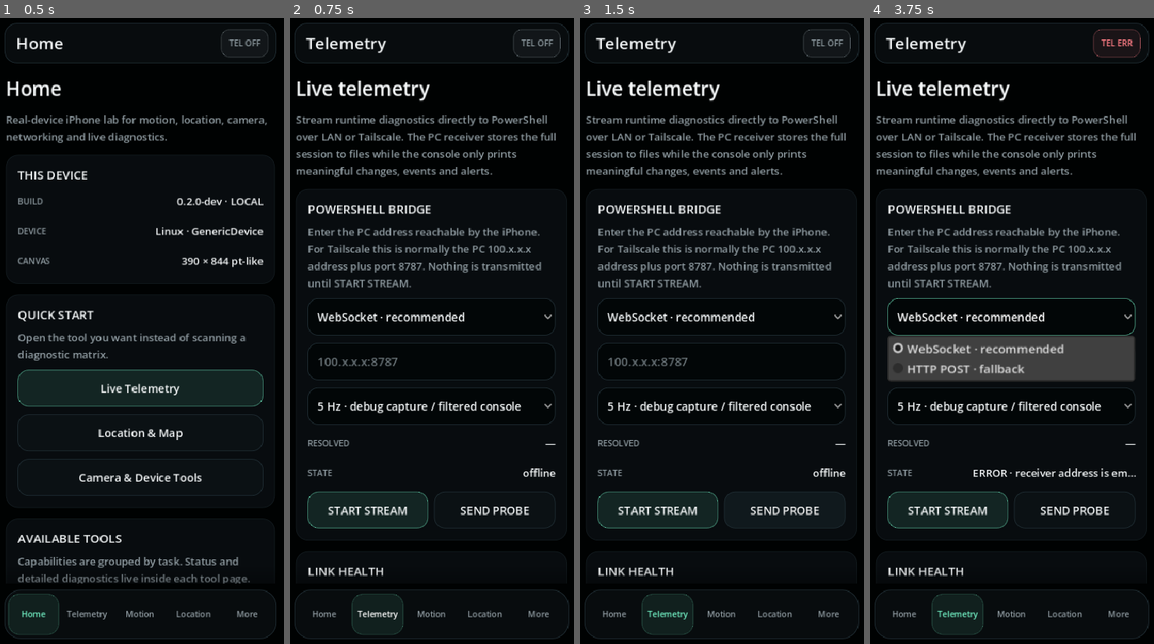
Above: before the commit, frames 1-4 (left to right).
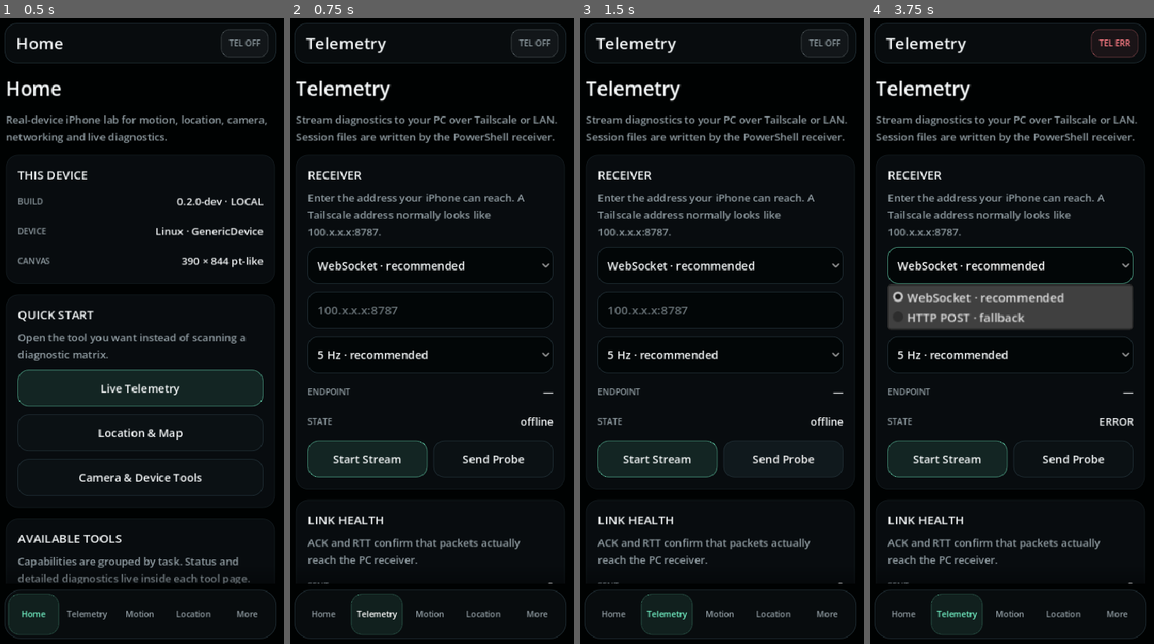
Above: after the commit, the same moments.

Repository: Rzbck/ios-godot-lab
Game: Godot game, scene res://scenes/main.tscn
Same seed, same stepped clock (60 frames per second), same inputs: the game is played once before the commit and once after it.
Inputs:
- Up to frame 1 (0.5 s): no input
- Up to frame 2 (0.75 s): click "Telemetry" at 0.5 s
- Up to frame 3 (1.5 s): click "SEND PROBE" (after the commit: "Send Probe") at 1.25 s
- Up to frame 4 (3.75 s): click "START STREAM" (after the commit: "Start Stream") at 2 s; click "START STREAM" (after the commit: "Start Stream") at 2.75 s; click "WebSocket · recommended" at 3.5 s

Frame 1 is identical in both runs. In frame 2, 16% of the frame differs, in the area x 2-99%, y 0-100%; in frame 3, 17%; in frame 4, 27%.

Commit message:
fix(ui): simplify telemetry page and stop status reflow

Diff:
--- a/scripts/pages/telemetry_page.gd
+++ b/scripts/pages/telemetry_page.gd
@@ -22,19 +22,17 @@
 
 	UI.section_title(
 		self,
-		"Live telemetry",
-		"Stream runtime diagnostics directly to PowerShell over LAN or Tailscale. The PC receiver stores the full session to files while the console only prints meaningful changes, events and alerts."
+		"Telemetry",
+		"Stream diagnostics to your PC over Tailscale or LAN. Session files are written by the PowerShell receiver."
 	)
 
 	_service = get_tree().get_first_node_in_group("ios_lab_telemetry")
-
 	_build_connection_card()
 	_build_stats_card()
-	_build_payload_card()
 	_build_receiver_card()
 
 	if _service == null:
-		_status.text = "telemetry service unavailable"
+		_status.text = "unavailable"
 		_start_button.disabled = true
 		return
 
@@ -49,8 +47,8 @@
 func _build_connection_card() -> void:
 	var card := UI.make_card(
 		self,
-		"POWERSHELL BRIDGE",
-		"Enter the PC address reachable by the iPhone. For Tailscale this is normally the PC 100.x.x.x address plus port 8787. Nothing is transmitted until START STREAM."
+		"RECEIVER",
+		"Enter the address your iPhone can reach. A Tailscale address normally looks like 100.x.x.x:8787."
 	)
 
 	_transport = UI.option_button([
@@ -65,27 +63,27 @@
 	card.add_child(_address)
 
 	_rate = UI.option_button([
-		"1 Hz · low traffic",
+		"1 Hz · light",
 		"2 Hz · normal",
-		"5 Hz · debug capture / filtered console",
-		"10 Hz · dense raw capture",
+		"5 Hz · recommended",
+		"10 Hz · dense capture",
 	])
 	_rate.select(2)
 	card.add_child(_rate)
 
-	_endpoint = UI.value_row(card, "Resolved", "—")
+	_endpoint = UI.value_row(card, "Endpoint", "—")
 	_status = UI.value_row(card, "State", "offline")
 
 	var buttons := HBoxContainer.new()
 	buttons.add_theme_constant_override("separation", 8)
 	card.add_child(buttons)
 
-	_start_button = UI.button("START STREAM", true)
+	_start_button = UI.button("Start Stream", true)
 	_start_button.size_flags_horizontal = Control.SIZE_EXPAND_FILL
 	_start_button.pressed.connect(_toggle_stream)
 	buttons.add_child(_start_button)
 
-	var probe := UI.button("SEND PROBE")
+	var probe := UI.button("Send Probe")
 	probe.size_flags_horizontal = Control.SIZE_EXPAND_FILL
 	probe.pressed.connect(_send_probe)
 	buttons.add_child(probe)
@@ -95,77 +93,61 @@
 	var card := UI.make_card(
 		self,
 		"LINK HEALTH",
-		"Every packet carries a sequence number. The receiver ACKs each packet so the app can show transport health without requiring the console to print every snapshot."
+		"ACK and RTT confirm that packets actually reach the PC receiver."
 	)
 	_sent = UI.value_row(card, "Sent", "0")
 	_acked = UI.value_row(card, "ACK", "0")
 	_rtt = UI.value_row(card, "Last RTT", "—")
 
-	_log = UI.terminal_log(190)
-	_log.text = "telemetry log ready"
+	_log = UI.terminal_log(150)
+	_log.text = "ready"
 	card.add_child(_log)
 
 
-func _build_payload_card() -> void:
+func _build_receiver_card() -> void:
 	var card := UI.make_card(
 		self,
-		"PAYLOAD · ioslab.telemetry.v1",
-		"Raw snapshots preserve build identity, page/FPS, touch, motion sensors, GPS, BLE, Apple capability probes, battery and network state. Device actions such as camera selection/configuration are emitted as events."
-	)
+		"POWERSHELL RECEIVER",
+		"Stop the receiver with Ctrl+C to finalize session-summary.txt. The raw capture remains available if we need deeper evidence."
+	)
+
+	var command := "pwsh -ExecutionPolicy Bypass -File .\\tools\\Receive-IOSLabTelemetry.ps1 -Port 8787"
+	card.add_child(UI.code_label(command))
+
+	var copy := UI.button("Copy Receiver Command")
+	copy.pressed.connect(func() -> void:
+		DisplayServer.clipboard_set(command)
+		_append_log("receiver command copied")
+	)
+	card.add_child(copy)
+
 	card.add_child(UI.label(
-		"Privacy: no Apple ID, UDID, pairing material, clipboard contents, camera frames or microphone audio are transmitted. GPS is included only because this diagnostic app explicitly tests location.",
-		14,
+		"Privacy: no Apple Account, UDID, signing material, clipboard contents, camera frames or microphone audio are transmitted.",
+		13,
 		UI.MUTED
 	))
 
 
-func _build_receiver_card() -> void:
-	var card := UI.make_card(
-		self,
-		"PC RECEIVER · SESSION FILES",
-		"PowerShell writes continuously, so you do not need to copy a huge terminal. When you stop it with Ctrl+C it finalizes a compact summary."
-	)
-
-	var command := "pwsh -ExecutionPolicy Bypass -File .\\tools\\Receive-IOSLabTelemetry.ps1 -Port 8787"
-	var command_label := UI.code_label(command)
-	card.add_child(command_label)
-
-	var copy := UI.button("COPY POWERSHELL COMMAND")
-	copy.pressed.connect(func() -> void:
-		DisplayServer.clipboard_set(command)
-		_append_log("copied PowerShell receiver command")
-	)
-	card.add_child(copy)
-
-	card.add_child(UI.label(
-		"Each receiver run creates telemetry-sessions/<date-time>/ with session-summary.txt (send this first), session.changes.log (meaningful changes/events), session.summary.json and session.raw.jsonl (full raw evidence). The console is change-only plus a periodic heartbeat.",
-		14,
-		UI.MUTED
-	))
-
-
 func _toggle_stream() -> void:
 	if _service == null:
 		return
 
 	if _service.is_streaming():
 		_service.stop_stream()
-		_start_button.text = "START STREAM"
+		_start_button.text = "Start Stream"
 		return
 
 	var mode := "http" if _transport.selected == 1 else "websocket"
-	var rate := _selected_rate()
-	_service.configure(mode, _address.text, rate)
+	_service.configure(mode, _address.text, _selected_rate())
 	_save_local_config()
 	_refresh_endpoint_preview()
 	if _service.start_stream():
-		_start_button.text = "STOP STREAM"
+		_start_button.text = "Stop Stream"
 
 
 func _send_probe() -> void:
-	if _service == null:
-		return
-	_service.send_probe()
+	if _service != null:
+		_service.send_probe()
 
 
 func _on_transport_changed(_index: int) -> void:
@@ -173,8 +155,10 @@
 
 
 func _on_status_changed(state: String, detail: String) -> void:
-	_status.text = "%s · %s" % [state.to_upper(), detail]
-	_start_button.text = "STOP STREAM" if _service != null and _service.is_streaming() else "START STREAM"
+	# Keep the visible row fixed-width and fixed-height. Detail belongs in the log.
+	_status.text = state.to_upper()
+	_append_log("%s · %s" % [state.to_upper(), detail])
+	_start_button.text = "Stop Stream" if _service != null and _service.is_streaming() else "Start Stream"
 
 
 func _on_stats_changed(sent: int, acknowledged: int, last_rtt_ms: int) -> void:
@@ -184,7 +168,7 @@
 
 
 func _on_receiver_message(message: String) -> void:
-	_append_log("RX · %s" % message.left(260))
+	_append_log("RX · %s" % message.left(180))
 
 
 func _append_log(line: String) -> void:
@@ -192,8 +176,8 @@
 		return
 	var stamp := Time.get_time_string_from_system()
 	_log.append_text("\n[%s] %s" % [stamp, line])
-	if _log.text.length() > 12000:
-		_log.text = _log.text.right(9000)
+	if _log.text.length() > 8000:
+		_log.text = _log.text.right(6000)
 	_log.scroll_to_line(maxi(_log.get_line_count() - 1, 0))
 
 
